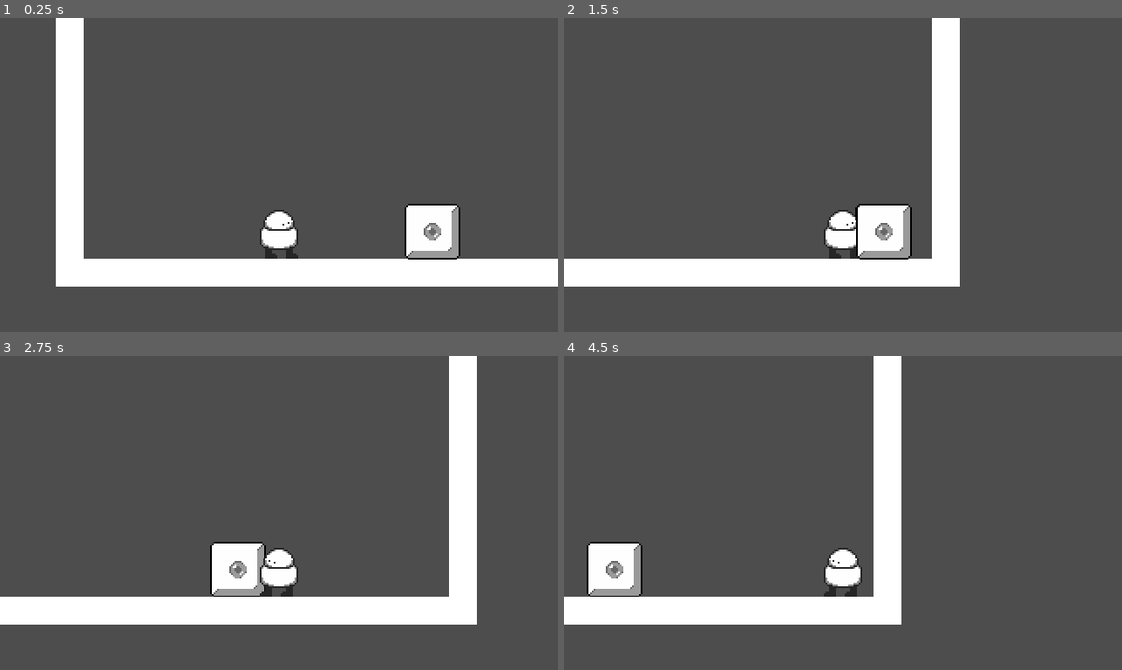
Above: before the commit, frames 1-4 (two rows, left to right).
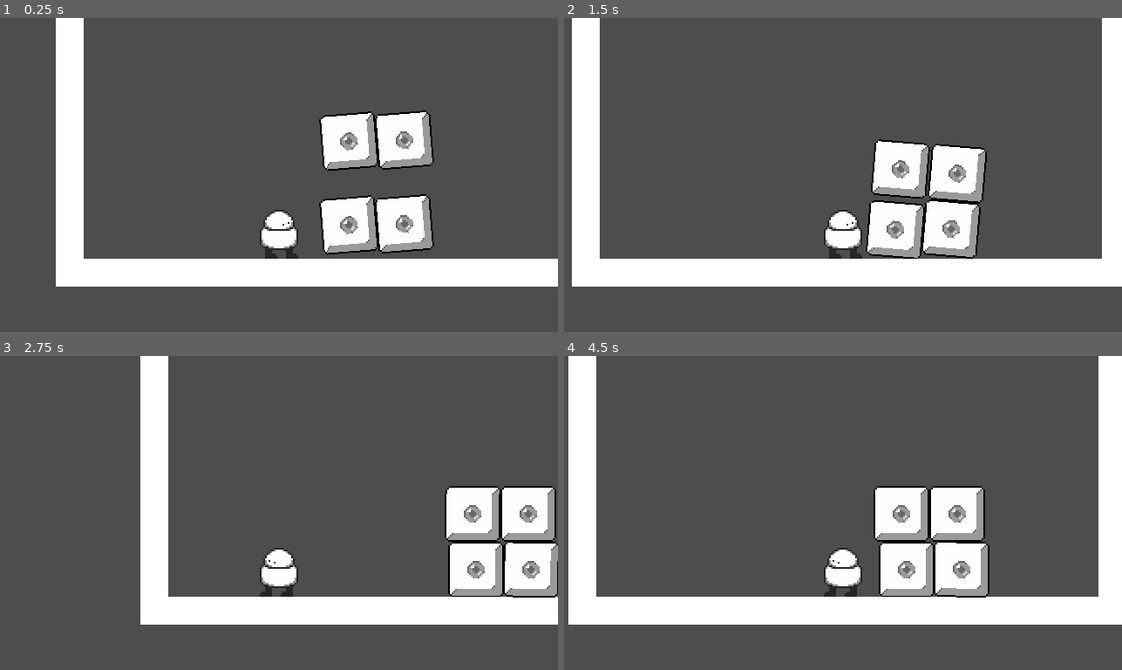
Above: after the commit, the same moments.

Repository: Edmund-Prescott/Insane-O-Odyssey
Game: Godot game, scene res://level scenes/dungeons_1.tscn
The game is run twice, just before and just after one commit, with the same random seed, the same clock (stepped at 60 frames per second) and the same inputs.
Inputs:
- Up to frame 1 (0.25 s): no input
- Up to frame 2 (1.5 s): hold Right (Right) from 0.53 s (still down); tap Space (Jump) at 0.77 s
- Up to frame 3 (2.75 s): tap Space (Jump) at 1.52 s; release Right (Right) at 2.03 s; hold Left (Left) from 2.03 s (still down)
- Up to frame 4 (4.5 s): release Left (Left) at 2.78 s; hold Right (Right) 2.78-4.28 s; tap Space (Jump) at 3.02, 3.77 s; hold Left (Left) from 4.28 s (still down)

The runs differ from the first frame. In frame 1, 7.7% of the frame differs, in the area x 57-83%, y 29-77%; in frame 2, 17%; in frame 3, 17%; in frame 4, 20%, in the area x 0-100%, y 0-86%.

Commit message:
frustrated

Diff:
--- a/game/player.gd
+++ b/game/player.gd
@@ -6,6 +6,7 @@
 @export var JUMP_VELOCITY = -200.0
 @export var ACCELERATION = 600.0
 @export var FRICTION = 1000.0
+@export var PUSH_FORCE = 80.0
 
 # Get the gravity from the project settings to be synced with RigidBody nodes.
 var gravity = ProjectSettings.get_setting("physics/2d/default_gravity")
@@ -22,6 +23,12 @@
 	handle_acceleration(input_axis, delta)
 	apply_friction(input_axis, delta)
 	facing_direction()
+
+	for i in get_slide_collision_count():
+		var c = get_slide_collision(i)
+		if c.get_collider() is RigidBody2D:
+			c.get_collider().apply_central_impulse(-c.get_normal() * PUSH_FORCE)
+
 	move_and_slide()
 
 func handle_acceleration(input_axis, delta):
--- a/game/player.tscn
+++ b/game/player.tscn
@@ -7,7 +7,8 @@
 size = Vector2(20, 28)
 
 [node name="player" type="CharacterBody2D"]
-collision_layer = 2
+collision_layer = 4
+collision_mask = 3
 script = ExtResource("1_px0sb")
 
 [node name="Sprite2D" type="Sprite2D" parent="."]
--- a/game/push_block.tscn
+++ b/game/push_block.tscn
@@ -2,15 +2,15 @@
 
 [ext_resource type="Texture2D" uid="uid://brbefe78k31rh" path="res://assets/game sprites/push_block.png" id="1_0imc5"]
 
-[sub_resource type="RectangleShape2D" id="RectangleShape2D_exi8c"]
+[sub_resource type="RectangleShape2D" id="RectangleShape2D_o7qiv"]
 size = Vector2(32, 32)
 
 [node name="push_block" type="RigidBody2D"]
-collision_layer = 0
-collision_mask = 3
+collision_layer = 2
+collision_mask = 7
 
 [node name="Sprite2D" type="Sprite2D" parent="."]
 texture = ExtResource("1_0imc5")
 
 [node name="CollisionShape2D" type="CollisionShape2D" parent="."]
-shape = SubResource("RectangleShape2D_exi8c")
+shape = SubResource("RectangleShape2D_o7qiv")
--- a/level scenes/dungeons_1.tscn
+++ b/level scenes/dungeons_1.tscn
@@ -18,4 +18,7 @@
 [node name="Polygon2D" type="Polygon2D" parent="StaticBody2D/CollisionPolygon2D"]
 
 [node name="push_block" parent="." instance=ExtResource("3_r678e")]
-position = Vector2(216, 136)
+position = Vector2(184, 104)
+
+[node name="push_block2" parent="." instance=ExtResource("3_r678e")]
+position = Vector2(184, 56)
